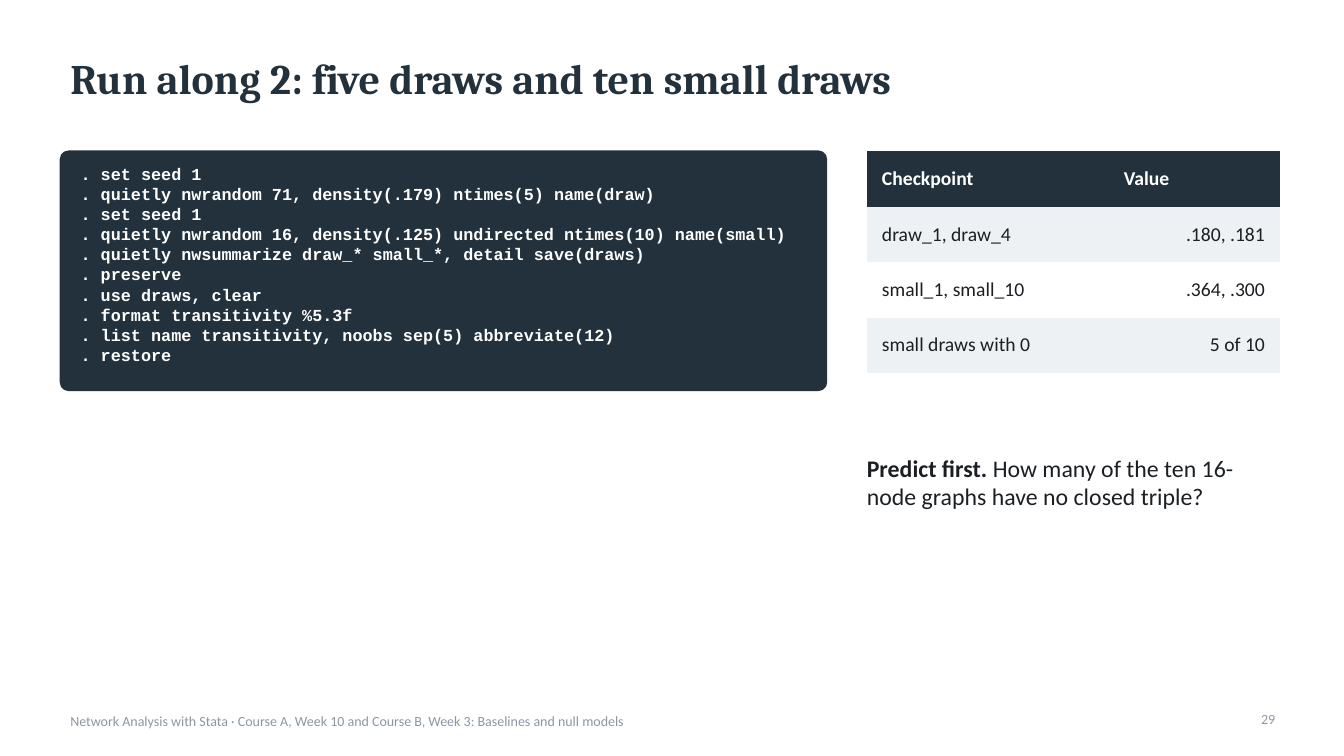
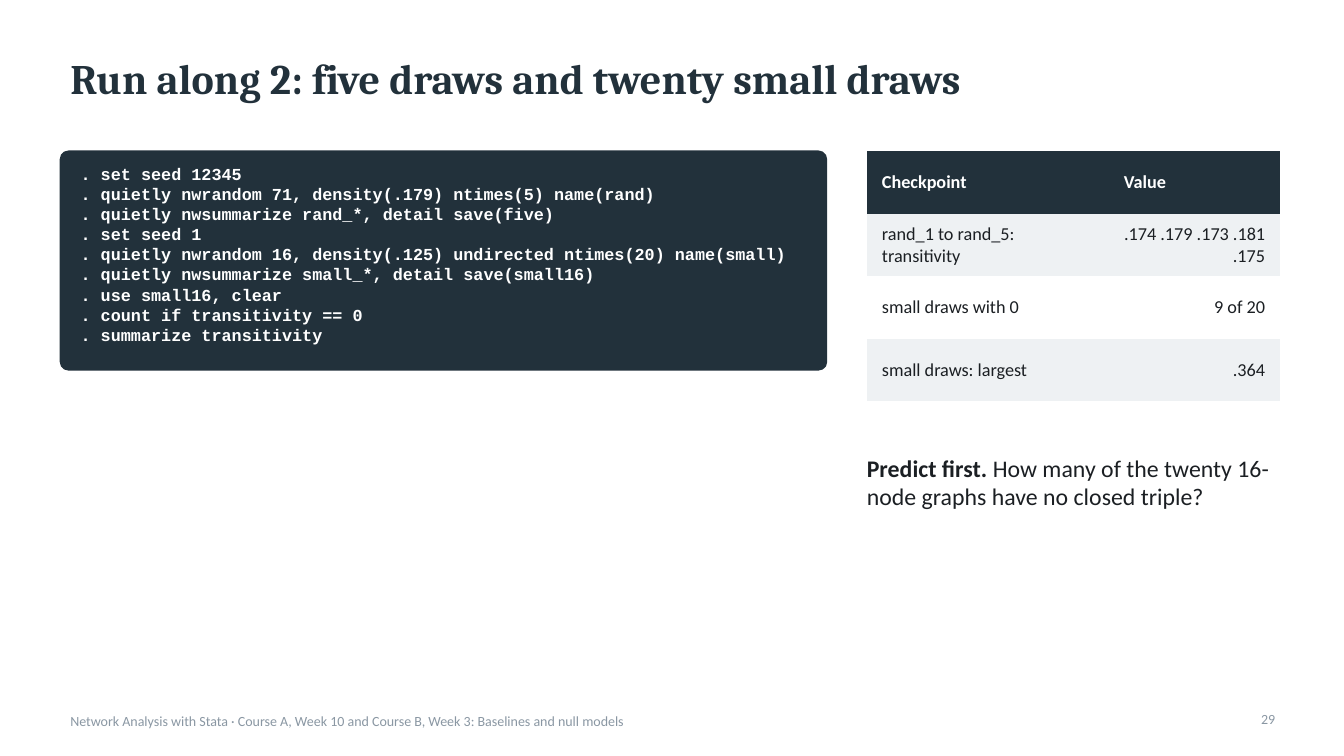
Before and after one commit to thomas-u-grund/nwcommands, a slide deck: slide 29 of website/book/teaching/slides/courseA_week10_baselines.pptx. Drawn at 1344x756 pixels with LibreOffice and Linux fonts; fonts in the diff are those of the drawing. Boxes give left, top, right and bottom in pixels: in the first picture for what was removed or moved away, otherwise in the second. Text is boxed around its words. In the diff, an @@ line names an element or a change of style, - is before the commit and + after.

```diff
--- a/website/book/teaching/slides/courseA_week10_baselines.pptx
+++ b/website/book/teaching/slides/courseA_week10_baselines.pptx
@@ title at (70,64,961,104): text changed @@
-Run along 2: five draws and ten small draws
+Run along 2: five draws and twenty small draws
@@ rounded rectangle: place and size @@
-rounded rectangle at (60,151,827,390)
+rounded rectangle at (60,151,827,370)
@@ rounded rectangle at (60,151,827,370): proportions changed @@
@@ text at (101,168,655,224): paragraphs added @@
+. set seed 12345
+. quietly nwrandom 71, density(.179) ntimes(5) name(rand)
+. quietly nwsummarize rand_*, detail save(five)
@@ table at (867,151,1280,383) @@
-row 2, column 1: draw_1, draw_4
+row 2, column 1: rand_1 to rand_5: transitivity
-row 2, column 2: .180, .181
+row 2, column 2: .174 .179 .173 .181 .175
-row 3, column 1: small_1, small_10
+row 3, column 1: small draws with 0
-row 3, column 2: .364, .300
+row 3, column 2: 9 of 20
-row 4, column 1: small draws with 0
+row 4, column 1: small draws: largest
-row 4, column 2: 5 of 10
+row 4, column 2: .364
@@ size 14 to 13 pt in "Checkpoint", "Value" @@
@@ text at (101,248,786,345): text changed @@
-. quietly nwrandom 71, density(.179) ntimes(5) name(draw)
-. set seed 1
-. quietly nwrandom 16, density(.125) undirected ntimes(10) name(small)
-. quietly nwsummarize draw_* small_*, detail save(draws)
-. preserve
-. use draws, clear
-. format transitivity %5.3f
-. list name transitivity, noobs sep(5) abbreviate(12)
-. restore
+. quietly nwrandom 16, density(.125) undirected ntimes(20) name(small)
+. quietly nwsummarize small_*, detail save(small16)
+. use small16, clear
+. count if transitivity == 0
+. summarize transitivity
@@ text at (867,460,1268,509): text changed @@
-Predict first. How many of the ten 16-node graphs have no closed triple?
+Predict first. How many of the twenty 16-node graphs have no closed triple?
```
Also in this commit, not shown: 9 other slides changed, 7 other files.
